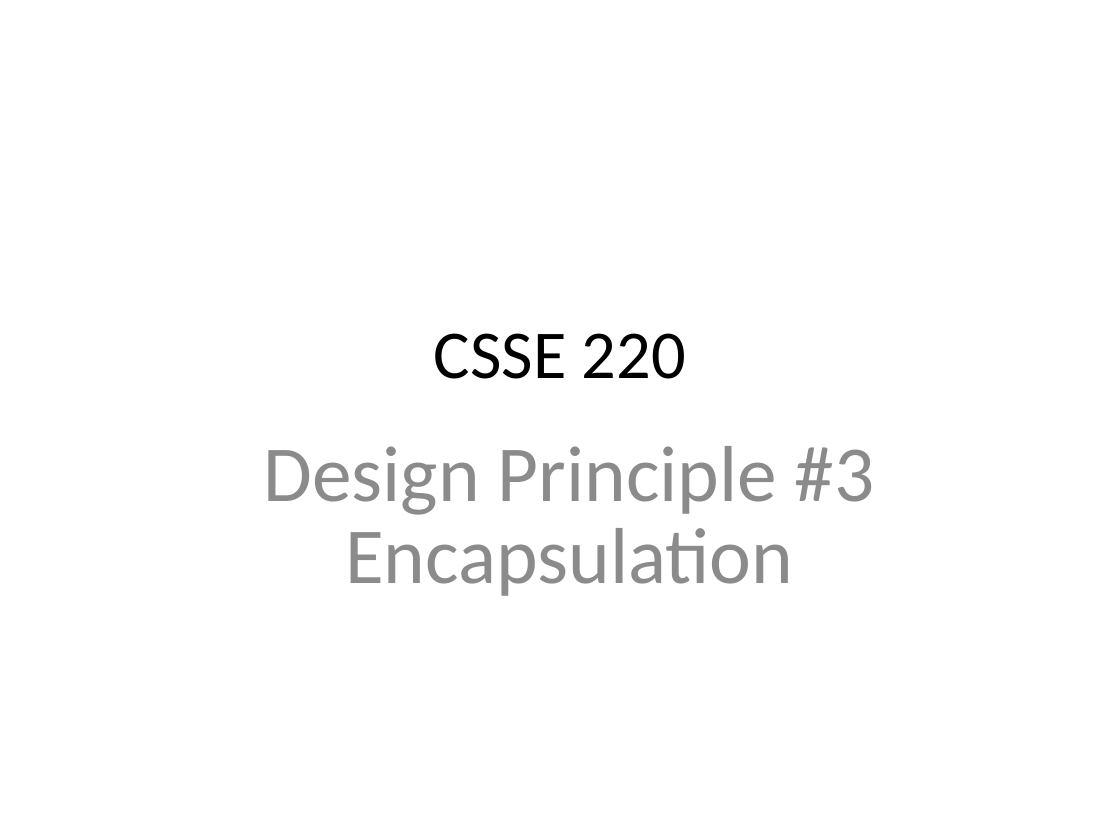
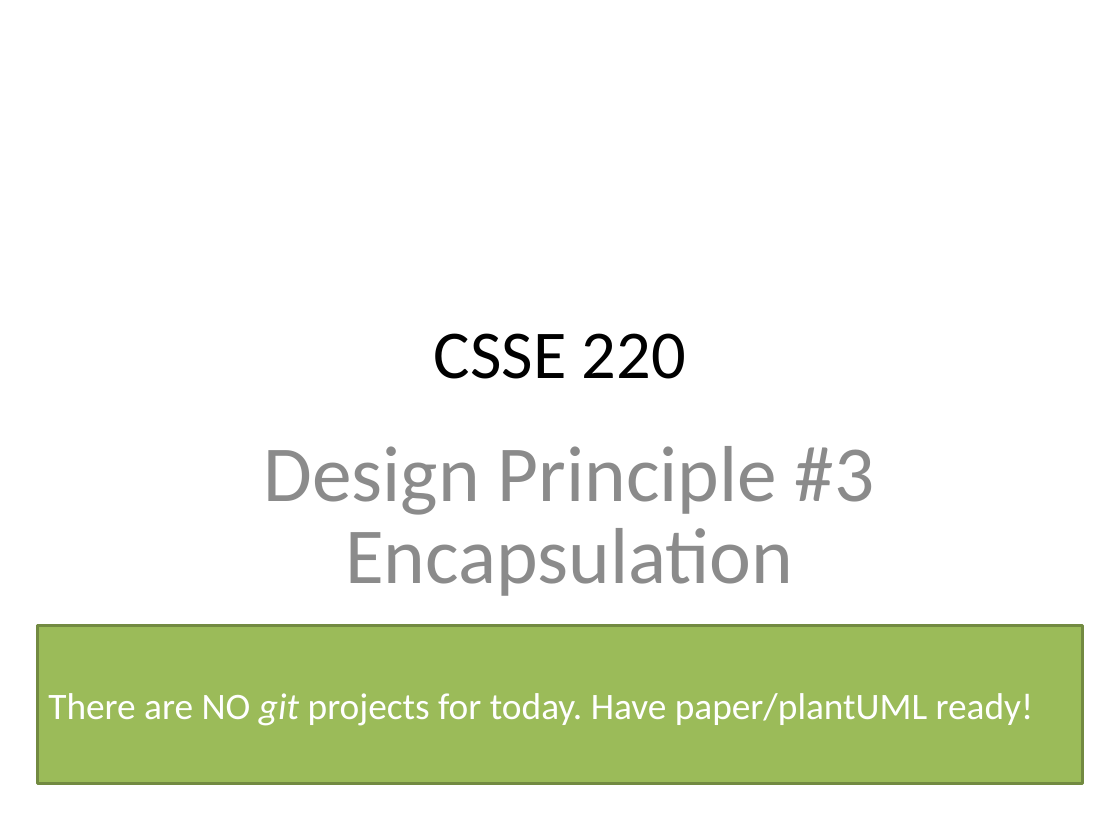
Before and after one commit to RHIT-CSSE/csse220, a slide deck: slide 1 of ClassMaterials/Encapsulation/Slides/Encapsulation.pptx. Drawn at 1120x840 pixels with LibreOffice and Linux fonts; fonts in the diff are those of the drawing. Boxes give left, top, right and bottom in pixels: in the first picture for what was removed or moved away, otherwise in the second. Text is boxed around its words. In the diff, an @@ line names an element or a change of style, - is before the commit and + after.

```diff
--- a/ClassMaterials/Encapsulation/Slides/Encapsulation.pptx
+++ b/ClassMaterials/Encapsulation/Slides/Encapsulation.pptx
@@ rectangle added at (37,625,1082,784), fill #9BBB59, outline #738A42 2 pt, 24 pt, text #FFFFFF @@
+There are NO git projects for today. Have paper/plantUML ready!
```
Also in this commit, not shown: 10 other slides changed, 4 slides added, 2 slides removed.
